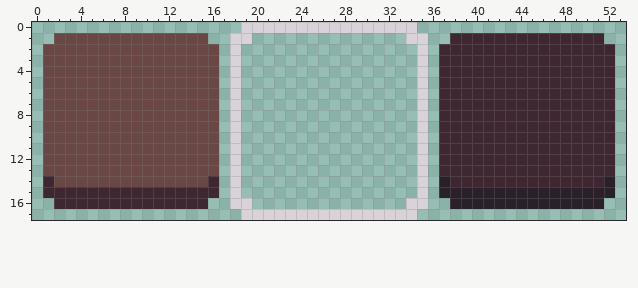
Pixel-art file -- Interactables/Service/service.aseprite. The picture above is the old version.
54x18 pixels, 1 frame.
After the commit:
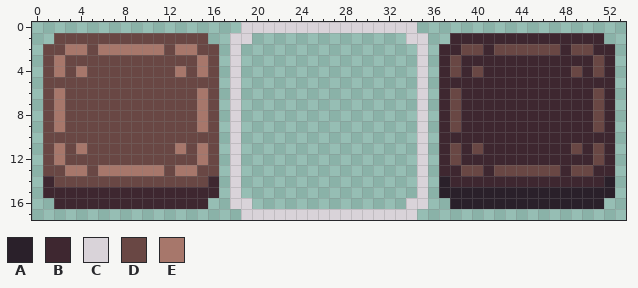
Palette (. is transparent): A #2a202a  B #3e2730  C #d9d3d9  D #694744  E #a7776b
From old to new:
Colour D replaces colour B in row 2 at x 39 to 40, 42 to 47 and 49 to 50; in row 3 at x 38 and 51; in row 4 at x 38, 40, 49 and 51; in rows 6 to 9 at x 38 and 51; in row 11 at x 38, 40, 49 and 51; in row 12 at x 38 and 51.
Colour D replaces colour B in row 13 at x 39 to 40, 42 to 47 and 49 to 50.
Colour E replaces colour D in row 2 at x 3 to 4, 6 to 11 and 13 to 14; in row 3 at x 2 and 15; in row 4 at x 2, 4, 13 and 15; in rows 6 to 9 at x 2 and 15; in row 11 at x 2, 4, 13 and 15; in row 12 at x 2 and 15.
Colour E replaces colour D in row 13 at x 3 to 4, 6 to 11 and 13 to 14.
Changed places in both pictures, as pixel boxes (x1, y1, x2, y2):
changed: (54, 44, 208, 176)
changed: (450, 44, 604, 176)
